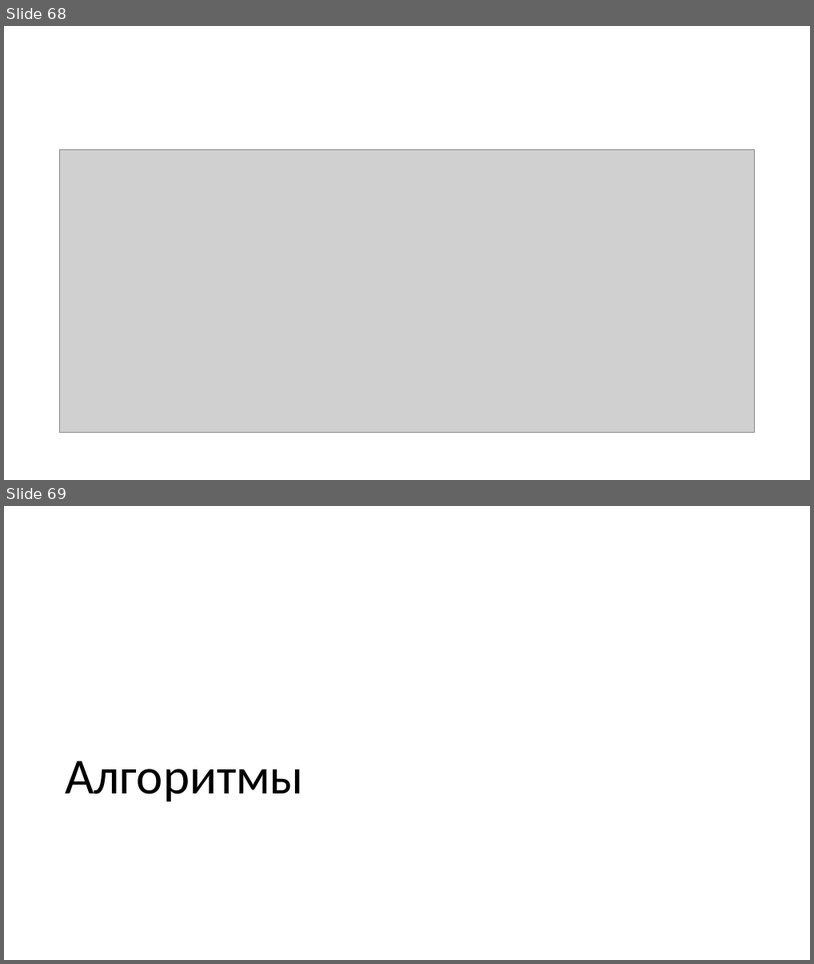
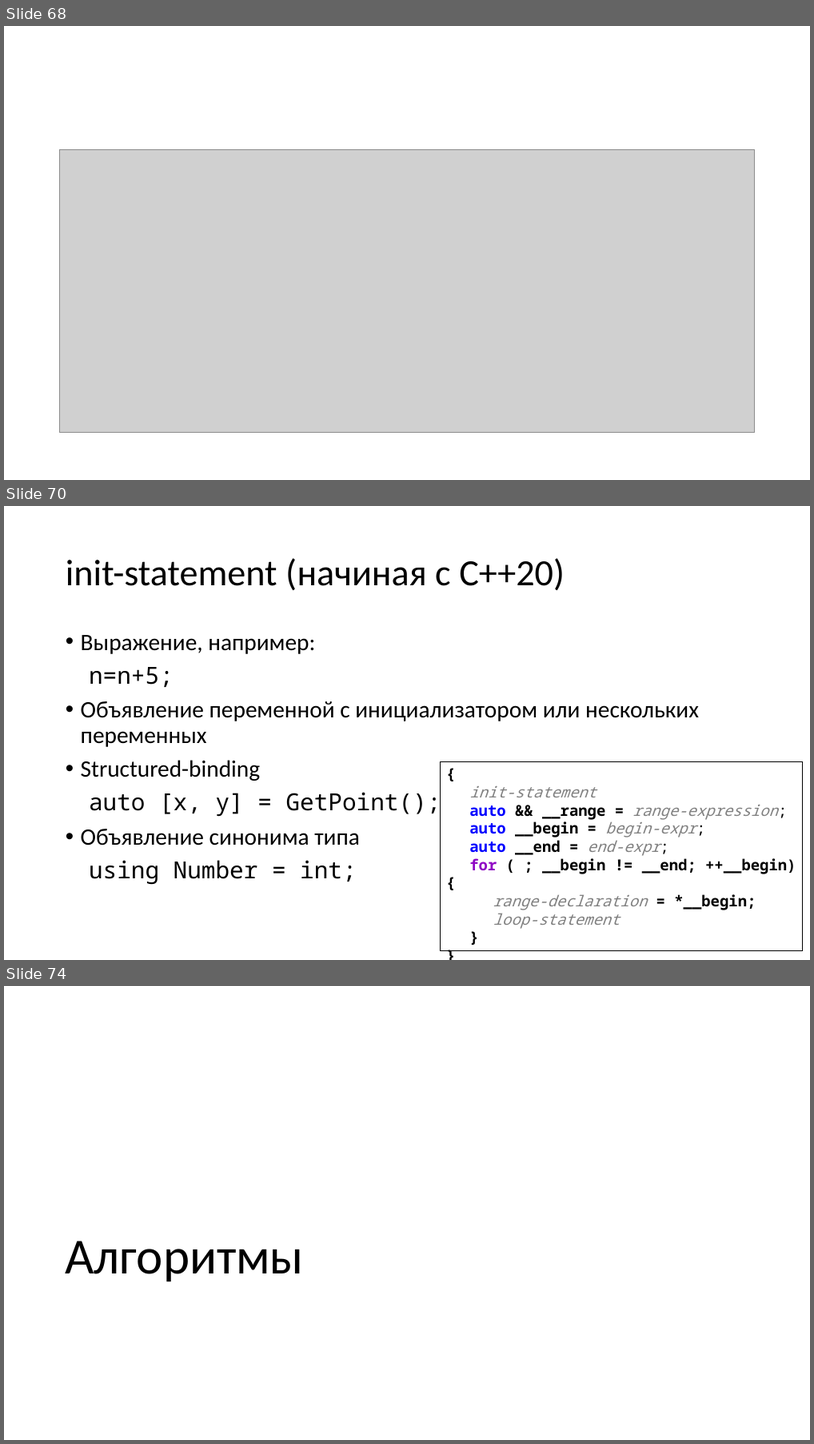
Before and after one commit to alexey-malov/oop, a slide deck: lectures/01/Стандартная библиотека.pptx. Shown one above the other, each under a label of ours: slides 68 and 69 before the commit, slides 68, 70 and 74 after it; the slides between them are not shown. The pictures are 814x964 and 814x1444 pixels, drawn with LibreOffice and Linux fonts; fonts in the diff are those of the drawing; grey boxes stand for pictures. Boxes give left, top, right and bottom in pixels: in the first picture for what was removed or moved away, otherwise in the second. Text is boxed around its words. In the diff, an @@ line names an element or a change of style, - is before the commit and + after.

```diff
--- a/lectures/01/Стандартная библиотека.pptx
+++ b/lectures/01/Стандартная библиотека.pptx
@@ slide 70 added at (x1=4, y1=506, x2=810, y2=960), background #FFFFFF @@
@@ title added at (x1=66, y1=558, x2=565, y2=591), 44 pt, text #000000 @@
+init-statement (начиная с C++20)
@@ text added at (x1=81, y1=635, x2=699, y2=884), 28 pt, text #000000 @@
+• Выражение, например:
+n=n+5;
+• Объявление переменной с инициализатором или нескольких переменных
+• Structured-binding
+auto [x, y] = GetPoint();
+• Объявление синонима типа
+using Number = int;
@@ rectangle added at (x1=441, y1=761, x2=802, y2=951), fill #FFFFFF, outline #000000 1 pt, 18 pt, text #808080 @@
+{
+init-statement
+auto && __range = range-expression;
+auto __begin = begin-expr;
+auto __end = end-expr;
+for ( ; __begin != __end; ++__begin) {
+range-declaration = *__begin;
+loop-statement
+}
+}
@@ what was slide 69 is now slide 74 @@
```
Also in this commit, not shown: 3 slides changed, 4 other slides added, 7 other files.
